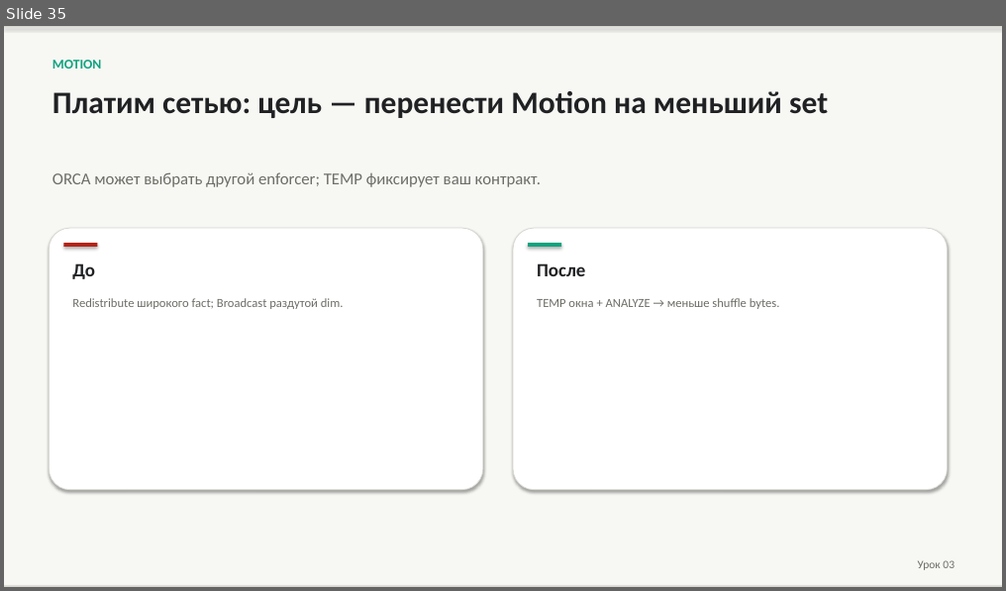
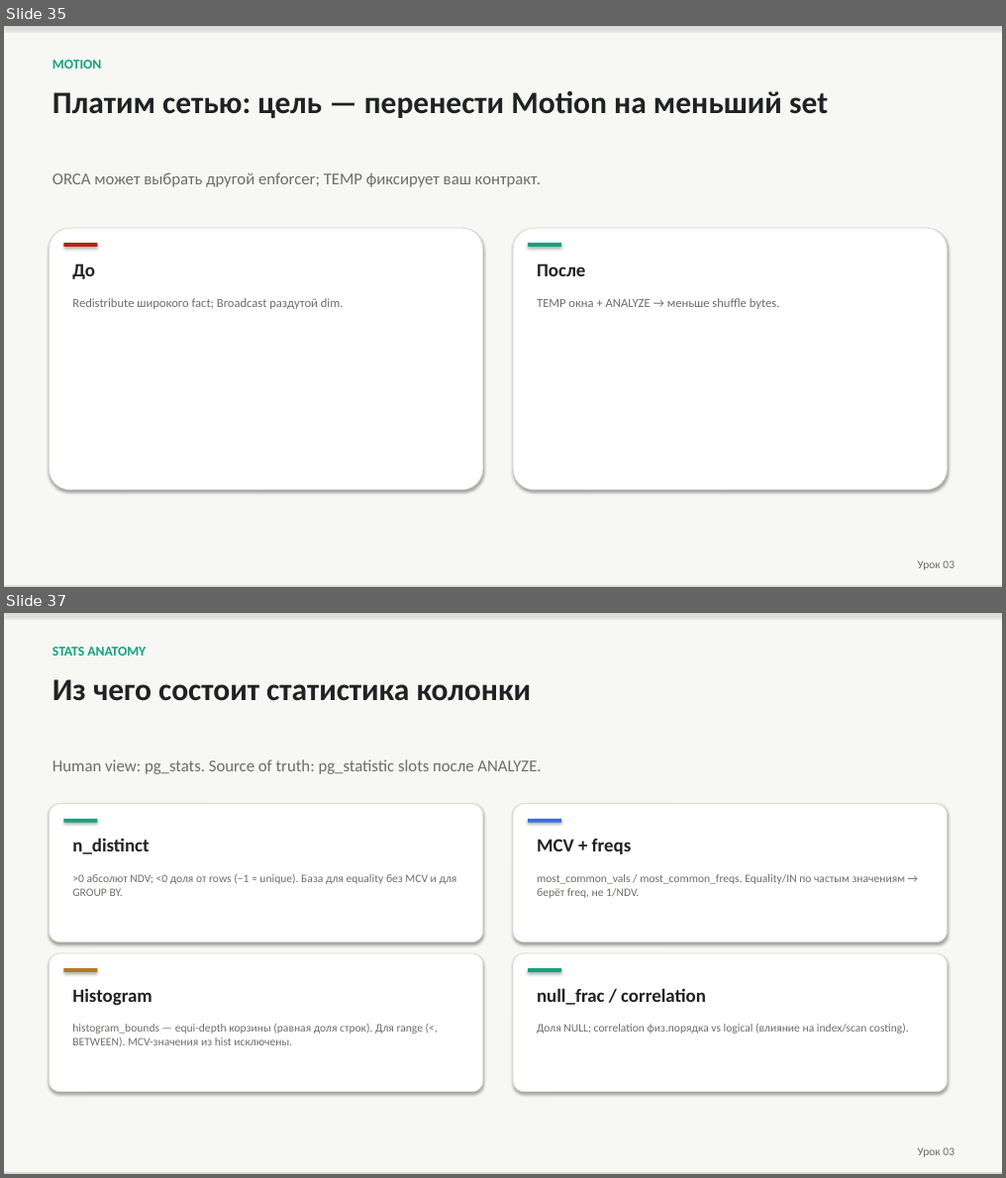
Before and after one commit to PaulKov/de-mentor, a slide deck: artifacts/greenplum-query-tuning-theory.pptx. Shown one above the other, each under a label of ours: slide 35 before the commit, slides 35 and 37 after it; the slides between them are not shown. The pictures are 1006x591 and 1006x1178 pixels, drawn with LibreOffice and Linux fonts; fonts in the diff are those of the drawing. Boxes give left, top, right and bottom in pixels: in the first picture for what was removed or moved away, otherwise in the second. Text is boxed around its words. In the diff, an @@ line names an element or a change of style, - is before the commit and + after.

```diff
--- a/artifacts/greenplum-query-tuning-theory.pptx
+++ b/artifacts/greenplum-query-tuning-theory.pptx
@@ slide 37 added at [4,613,1002,1174], background #FFFFFF @@
@@ rectangle added at [4,613,1002,1174], fill #F7F7F4 @@
@@ rectangle added at [4,613,1002,615], fill #D8D7D0 @@
@@ text added at [53,647,146,656], 13 pt, text #10A37F, bold @@
+STATS ANATOMY
@@ text added at [53,679,532,701], 30 pt, text #202123, bold @@
+Из чего состоит статистика колонки
@@ text added at [53,760,541,774], 16 pt, text #6E6E68 @@
+Human view: pg_stats. Source of truth: pg_statistic slots после ANALYZE.
@@ rounded rectangle added at [49,804,483,943], fill #FFFFFF, outline #D8D7D0 0.75 pt @@
@@ rectangle added at [63,819,98,823], fill #10A37F @@
@@ rounded rectangle added at [513,804,947,943], fill #FFFFFF, outline #D8D7D0 0.75 pt @@
@@ rectangle added at [528,819,561,823], fill #2F6FED @@
@@ text added at [72,838,149,855], 18 pt, text #202123, bold @@
+n_distinct
@@ text added at [537,839,632,855], 18 pt, text #202123, bold @@
+MCV + freqs
@@ text added at [72,874,457,896], 11 pt, text #6E6E68 @@
+>0 абсолют NDV; <0 доля от rows (−1 ≈ unique). База для equality без MCV и для GROUP BY.
@@ text added at [537,874,906,898], 11 pt, text #6E6E68 @@
+most_common_vals / most_common_freqs. Equality/IN по частым значениям → берёт freq, не 1/NDV.
@@ rounded rectangle added at [49,954,483,1092], fill #FFFFFF, outline #D8D7D0 0.75 pt @@
@@ rectangle added at [63,968,98,972], fill #B7791F @@
@@ rounded rectangle added at [513,954,947,1092], fill #FFFFFF, outline #D8D7D0 0.75 pt @@
@@ rectangle added at [528,968,561,972], fill #10A37F @@
@@ text added at [72,988,152,1005], 18 pt, text #202123, bold @@
+Histogram
@@ text added at [537,988,706,1005], 18 pt, text #202123, bold @@
+null_frac / correlation
@@ text added at [72,1024,424,1047], 11 pt, text #6E6E68 @@
+histogram_bounds — equi-depth корзины (равная доля строк). Для range (<, BETWEEN). MCV-значения из hist исключены.
@@ text added at [537,1024,909,1034], 11 pt, text #6E6E68 @@
+Доля NULL; correlation физ.порядка vs logical (влияние на index/scan costing).
@@ rectangle added at [4,1173,1002,1174], fill #D8D7D0 @@
@@ text added at [918,1148,954,1157], 11 pt, text #6E6E68 @@
+Урок 03
```
Also in this commit, not shown: 4 slides changed, 11 other slides added, 2 slides removed, 38 other files.
